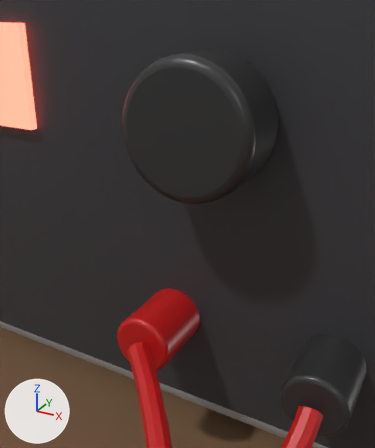
An edit to the glTF model public/models/physics-bench.glb, drawn before and after from the same camera.
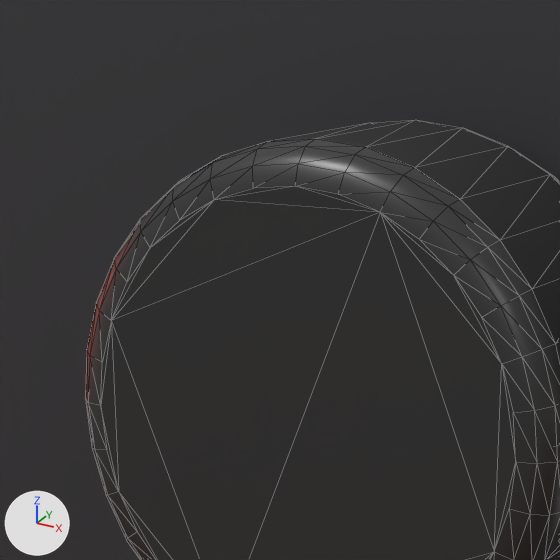
There are two pictures of each version: one from a 50 mm lens placed at (-0.4336, -0.1592, 0.1283), pointed at (-0.4741, -0.0855, 0.0915), one close up on the part from 26% to 67% of the width and 4% to 38% of the height. The axes (+X, +Y, +Z) are drawn at lower left. The lights are the same throughout. The older version's two pictures come first. The close-ups show mesh edges as thin lines. Where no turn or scale is listed for an object, it has been applied to the vertices.

The first close-up shows 'psu_front', 'psu_knob'.
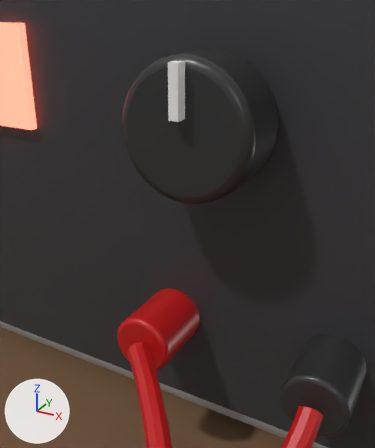
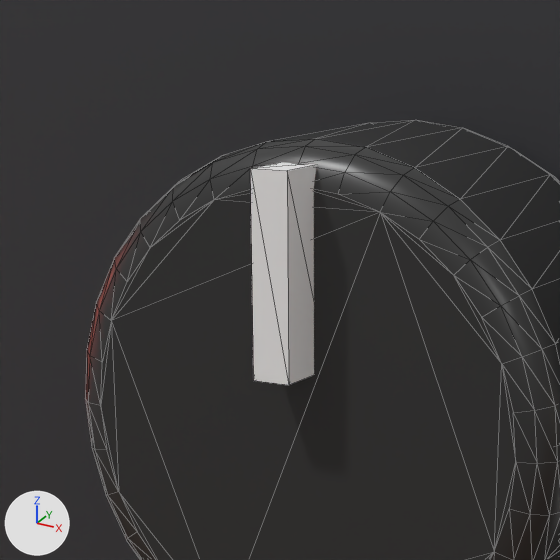
What differs and where, as boxes (x1, y1, x2, y2) in the close-ups (560 x 560 px):
'psu_knob_pointer', added: after (250, 162, 317, 385)

The change in detail:
Material 'pointer_white' (mat_pointer_white) is new.
Its base color is (0.9, 0.9, 0.9) (white #f3f3f3).
Mesh me_cube_004_1 is new.
It is a box spanning x -0.001..0.001, y -0.002..0.002, z -0.005..0.005.
It uses material mat_pointer_white (white #f3f3f3).
Object 'psu_knob_pointer' (ob_psu_knob_pointer) is new; it shows me_cube_004_1.
Its location is (-0.48, -0.078, 0.113).
